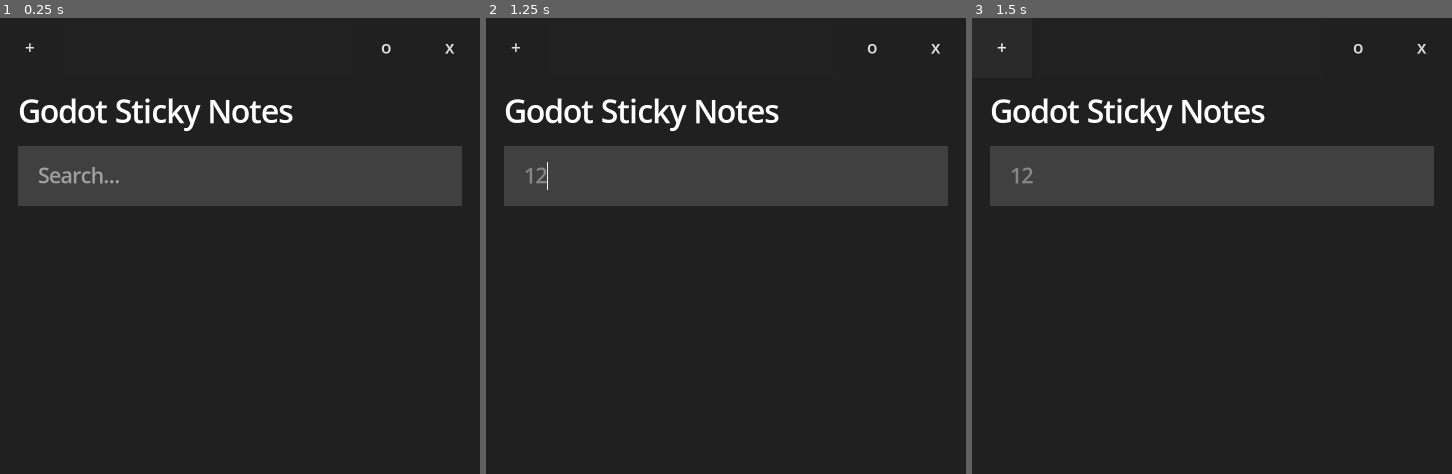
Above: before the commit, frames 1-3 (left to right).
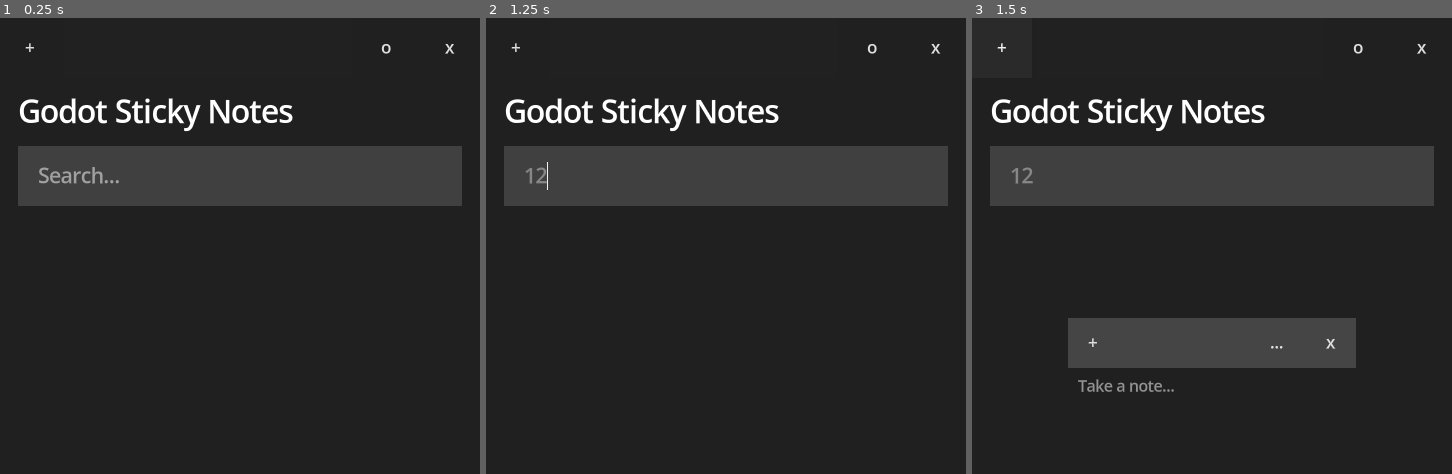
Above: after the commit, the same moments.

Repository: FlloydGagni/Godot-Sticky-Notes
Game: Godot game, scene res://scenes/main_interface.tscn
Same seed, same stepped clock (60 frames per second), same inputs: the game is played once before the commit and once after it.
Inputs (mouse positions are in pixels of both pictures, inside the frame that each line leads up to):
- Up to frame 1 (0.25 s): no input
- Up to frame 2 (1.25 s): click (726, 177) at 0.52 s; type "12" at 0.6 s
- Up to frame 3 (1.5 s): click "+" at 1.25 s

Frames 1-2 are identical in both runs. In frame 3, 6.8% of the frame differs, in the area x 20-80%, y 65-83%.

Commit message:
Add script to add new notes and close notes and notes cards.
Signed-off-by: Flloyd Nathaniel Gagni <fnbg720@gmail.com>

Diff:
--- a/scenes/main_interface.tscn
+++ b/scenes/main_interface.tscn
@@ -1,6 +1,8 @@
-[gd_scene load_steps=13 format=3 uid="uid://bd30i2l8uo4gk"]
+[gd_scene load_steps=15 format=3 uid="uid://bd30i2l8uo4gk"]
 
 [ext_resource type="Script" uid="uid://ch0lswn0lpx04" path="res://scripts/title_bar.gd" id="1_7qx7d"]
+[ext_resource type="Script" uid="uid://0h3dp4xfmf3e" path="res://scripts/add_button.gd" id="2_51bk3"]
+[ext_resource type="Script" uid="uid://djvpicw3nxf8n" path="res://scripts/close_button.gd" id="3_efbr5"]
 
 [sub_resource type="StyleBoxFlat" id="StyleBoxFlat_hlda6"]
 bg_color = Color(0.12549, 0.12549, 0.12549, 1)
@@ -75,6 +77,7 @@
 theme_override_styles/pressed = SubResource("StyleBoxFlat_jarby")
 theme_override_styles/normal = SubResource("StyleBoxFlat_grylp")
 text = "+"
+script = ExtResource("2_51bk3")
 
 [node name="Spacer" type="Panel" parent="MainConainer/TitleBar"]
 layout_mode = 2
@@ -99,6 +102,7 @@
 theme_override_styles/pressed = SubResource("StyleBoxFlat_jarby")
 theme_override_styles/normal = SubResource("StyleBoxFlat_grylp")
 text = "x"
+script = ExtResource("3_efbr5")
 
 [node name="BodyMarginContainer" type="MarginContainer" parent="MainConainer"]
 layout_mode = 2
--- a/scenes/notes_card.tscn
+++ b/scenes/notes_card.tscn
@@ -1,5 +1,6 @@
-[gd_scene load_steps=14 format=3 uid="uid://c6h4mclvhw0lw"]
+[gd_scene load_steps=15 format=3 uid="uid://c6h4mclvhw0lw"]
 
+[ext_resource type="Script" uid="uid://burh7k5amw4xo" path="res://scripts/notes_card.gd" id="1_3b3cw"]
 [ext_resource type="Script" uid="uid://0760ne8vdv83" path="res://scripts/title_bar_panel_container.gd" id="1_vr81w"]
 
 [sub_resource type="StyleBoxFlat" id="StyleBoxFlat_6utue"]
@@ -40,6 +41,7 @@
 always_on_top = true
 min_size = Vector2i(288, 150)
 content_scale_size = Vector2i(288, 150)
+script = ExtResource("1_3b3cw")
 
 [node name="NotesCard" type="PanelContainer" parent="."]
 custom_minimum_size = Vector2(288, 150)
--- /dev/null
+++ b/scripts/add_button.gd
@@ -0,0 +1,6 @@
+extends Button
+
+@onready var new_note_window = preload("res://scenes/notes_card.tscn")
+
+func _pressed() -> void:
+	get_tree().root.add_child(new_note_window.instantiate())
--- /dev/null
+++ b/scripts/close_button.gd
@@ -0,0 +1,4 @@
+extends Button
+
+func _pressed() -> void:
+	get_tree().quit()
--- /dev/null
+++ b/scripts/notes_card.gd
@@ -0,0 +1,15 @@
+extends Window
+
+@onready var close_button = $NotesCard/MainContainer/TitleBarPanelContainer/TitleBar/CloseButton
+@onready var add_button = $NotesCard/MainContainer/TitleBarPanelContainer/TitleBar/AddButton
+@onready var new_note_window = preload("res://scenes/notes_card.tscn")
+
+func _ready() -> void:
+	close_button.pressed.connect(exit_notes_card)
+	add_button.pressed.connect(add_new_notes)
+
+func exit_notes_card() -> void:
+	queue_free()
+
+func add_new_notes() -> void:
+	get_tree().root.add_child(new_note_window.instantiate())
Not shown, added: scripts/add_button.gd.uid
Not shown, added: scripts/close_button.gd.uid
Not shown, added: scripts/notes_card.gd.uid
